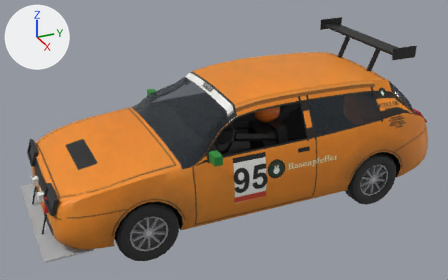
Before and after pictures for a commit that changed the glTF model public/cars/field/models/95.glb.
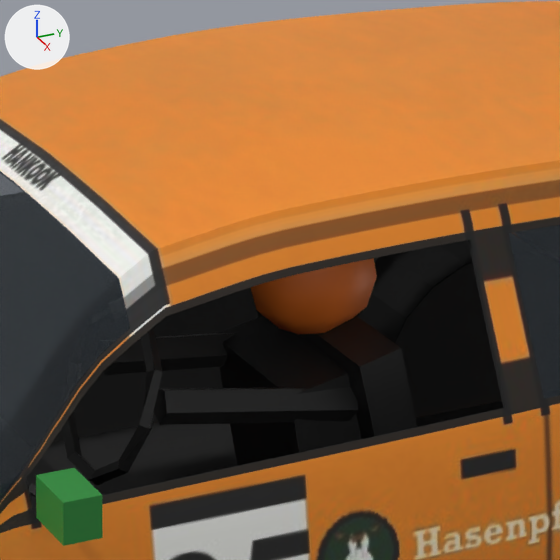
Each version appears first whole from a 50 mm camera at (5.52, -2.61, 3.44) aimed at (0.03, -0.14, 0.7), and next in a close-up on the part from 45% to 71% of the width and 19% to 61% of the height. The axes (+X, +Y, +Z) are drawn at upper left. The lights are the same throughout. The last two pictures show the newer version. Vertices at exactly the same position are counted once.

Objects in the first close-up: 'body'.
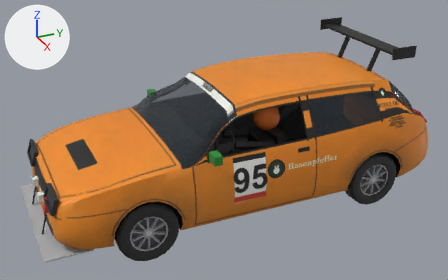
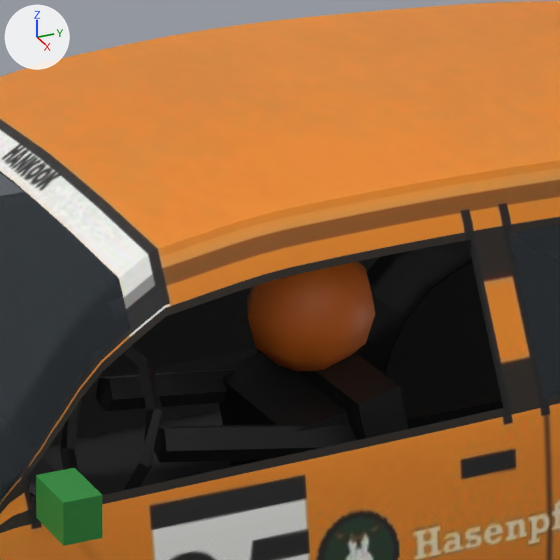
Location of each change, [x1, y1, x2, y2] in pixels of the close-ups (560 x 560 px; the box of a moved part takes in the faces that stretch with it):
part 1 of me_body_mesh, moved or reshaped: before [250, 258, 377, 334]; after [247, 261, 375, 371]
part 2 of me_body_mesh, moved or reshaped: before [26, 311, 417, 517]; after [60, 346, 408, 491]

Diff of the bpy script that builds the scene:
```diff
--- a/public/cars/field/models/95.glb.py
+++ b/public/cars/field/models/95.glb.py
@@ me_body_mesh @@
 me_body_mesh.from_pydata(...)  # 4353 vertices, 8140 faces; spans x -0.97..0.97, y -2.2..2.07, z 0.2..1.68
 # used by ob_body; location = (0.0, 0.0, 0.0)
+# me_body_mesh part 1: the loose piece of 42 vertices spanning x 0.23..0.49, y 0.03..0.33, z 0.98..1.26 is moved by (0.0, 0.0, -0.09)
+# me_body_mesh part 2: 167 of 4353 vertices moved; they spanned x -0.81..0.81, y -0.9..0.49, z 0.3..1.34 and now span x -0.81..0.81, y -0.9..0.49, z 0.22..1.34; mean shift (0.0, 0.0, -0.04); largest move (-0.77, -0.5, 0.87) -> (0.6, 0.31, 0.22)
 me_body_mesh.materials.append(mat_car95_livery)
```
